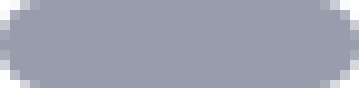
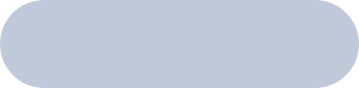
Layered file, before and after one edit (359x88). Changes by layer:
hid "Shape 1" over [0, 0, 359, 88]
